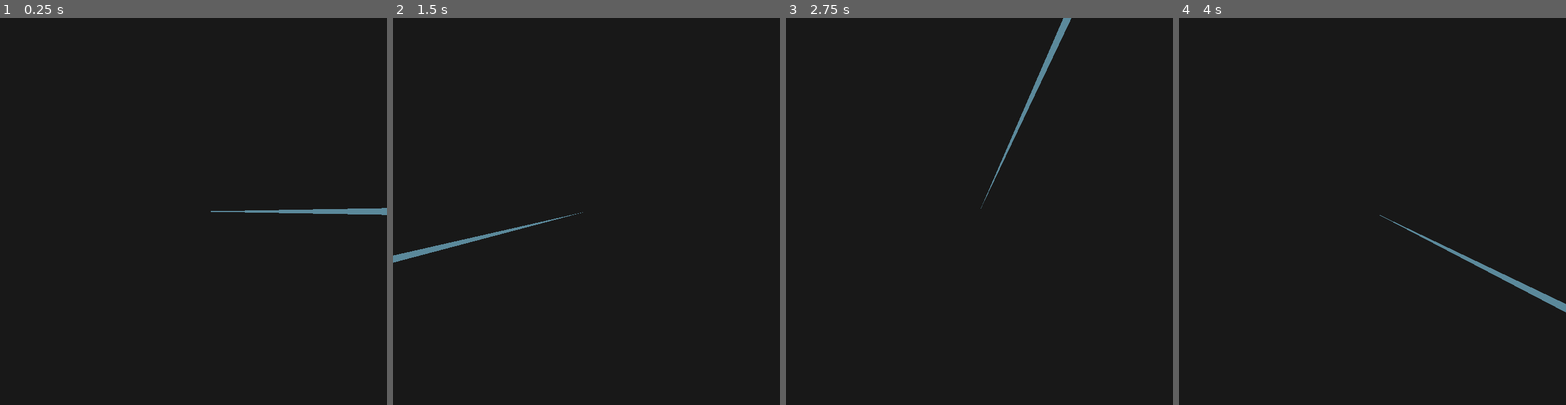
Above: before the commit, frames 1-4 (left to right).
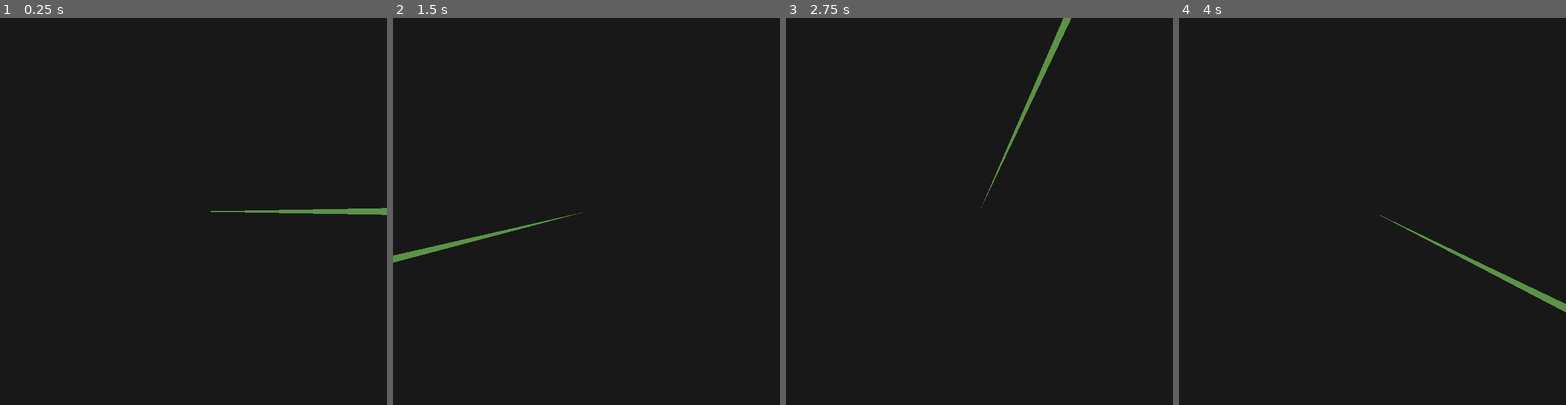
Above: after the commit, the same moments.

Repository: stefanhacks/sky_lock
Game: Godot game, scene res://scenes/tests/test_draw_line_to_cursor.tscn
The game is run twice, just before and just after one commit, with the same random seed, the same clock (stepped at 60 frames per second) and the same inputs. This scene is started directly instead of the project's main scene.
Inputs (mouse positions are in pixels of both pictures, inside the frame that each line leads up to):
- Up to frame 1 (0.25 s): no input
- Up to frame 2 (1.5 s): tap Enter at 0.5 s; move the mouse to (671, 192) at 0.52 s; click (671, 192) at 0.6 s; tap Space at 1.25 s; move the mouse to (509, 230) at 1.27 s; click (509, 230) at 1.35 s
- Up to frame 3 (2.75 s): tap Enter at 2 s; move the mouse to (1018, 126) at 2.02 s; click (1018, 126) at 2.1 s
- Up to frame 4 (4 s): tap Space at 2.75 s; move the mouse to (1353, 288) at 2.77 s; click (1353, 288) at 2.85 s; tap Enter at 3.5 s; move the mouse to (1488, 269) at 3.52 s; click (1488, 269) at 3.6 s

The runs differ from the first frame. In frame 1, 0.4% of the frame differs, in the area x 54-100%, y 49-51%; in frame 2, 0.5%; in frame 3, 0.5%; in frame 4, 0.5%, in the area x 51-100%, y 50-77%.

Commit message:
Lock secret generation, test scene and naming changes, shake shader.

Diff:
--- a/project.godot
+++ b/project.godot
@@ -29,6 +29,19 @@
 "res://themes/": "yellow"
 }
 
+[input]
+
+click={
+"deadzone": 0.5,
+"events": [Object(InputEventMouseButton,"resource_local_to_scene":false,"resource_name":"","device":-1,"window_id":0,"alt_pressed":false,"shift_pressed":false,"ctrl_pressed":false,"meta_pressed":false,"button_mask":1,"position":Vector2(185, 28),"global_position":Vector2(194, 74),"factor":1.0,"button_index":1,"canceled":false,"pressed":true,"double_click":false,"script":null)
+]
+}
+space_bar={
+"deadzone": 0.5,
+"events": [Object(InputEventKey,"resource_local_to_scene":false,"resource_name":"","device":-1,"window_id":0,"alt_pressed":false,"shift_pressed":false,"ctrl_pressed":false,"meta_pressed":false,"pressed":false,"keycode":0,"physical_keycode":32,"key_label":0,"unicode":32,"location":0,"echo":false,"script":null)
+]
+}
+
 [rendering]
 
 renderer/rendering_method="gl_compatibility"
--- a/scenes/components/cylinder.gd
+++ b/scenes/components/cylinder.gd
@@ -6,7 +6,7 @@
 const cover_color: Color = Color('6c8284')
 
 var keyhole_tooth_shape: PackedVector2Array = [
-		Vector2(-15, -20), Vector2(15, -20),
+		Vector2(-13, -20), Vector2(13, -20),
 		Vector2(20, 80), Vector2(0, 95), Vector2(-20, 80),
 	]
 
@@ -17,7 +17,12 @@
 		Vector2(-40, 105),
 	]
 
-@onready var keyhole_tooth_cover_rim_shape = keyhole_tooth_cover_shape.map(func(prev): return Vector2(prev.x * 1.15, prev.y * 1.05))
+var keyhole_tooth_cover_rim_shape
+
+
+func _ready() -> void:
+	keyhole_tooth_cover_rim_shape = keyhole_tooth_cover_shape.map(func(prev): return Vector2(prev.x * 1.15, prev.y * 1.05))
+	keyhole_tooth_cover_rim_shape[4].y += 10
 
 
 func _draw() -> void:
@@ -28,10 +33,10 @@
 	# Tooth Cover
 	draw_polygon(keyhole_tooth_cover_rim_shape, [cover_rim_color])
 	draw_polygon(keyhole_tooth_cover_shape, [cover_color])
-	draw_arc(Vector2(0, -50.5), 46, deg_to_rad(-238), deg_to_rad(62), 50, cover_rim_color, 5)
+	draw_arc(Vector2(0, -49), 46, deg_to_rad(-238), deg_to_rad(62), 50, cover_rim_color, 8)
 	draw_arc(Vector2(0, -51), 26, deg_to_rad(-243), deg_to_rad(67), 50, cover_color, 40)
 
 
 	# Tooth
-	draw_circle(Vector2(0, -50), 35, Color.BLACK)
+	draw_circle(Vector2(0, -51), 35, Color.BLACK)
 	draw_polygon(keyhole_tooth_shape, [Color.BLACK])
--- /dev/null
+++ b/scenes/components/line_to_angle.gd
@@ -0,0 +1,43 @@
+class_name LineToAngle
+extends Node2D
+
+@export var line_color: Color = Color('6ab151cc')
+@export var key_center = Vector2.ZERO
+@export var to_cursor = true
+@export var to_angle: float
+@export var width: float = 1.0
+
+var last_valid_direction: Vector2
+
+
+func _input(event: InputEvent) -> void:
+	if event is InputEventMouseMotion:
+		queue_redraw()
+
+
+func _draw() -> void:
+	if to_cursor:
+		_to_cursor()
+	else:
+		_to_angle()
+
+
+func _to_angle() -> void:
+	var deg = rad_to_deg(to_angle)
+	var slightly_wider_degrees = [deg_to_rad(deg + width / 2), deg_to_rad(deg - width / 2)]
+	var slightly_wider_directions = [Vector2.from_angle(slightly_wider_degrees[0]), Vector2.from_angle(slightly_wider_degrees[1])]
+
+	draw_polygon([key_center, slightly_wider_directions[0] * 1000, slightly_wider_directions[1] * 1000], [line_color])
+
+
+func _to_cursor() -> void:
+	var cursor_direction = get_local_mouse_position().normalized()
+	if cursor_direction.x != 0 and cursor_direction.y != 0:
+		last_valid_direction = cursor_direction
+
+	var angle = Vector2.ZERO.angle_to_point(last_valid_direction)
+	var deg = rad_to_deg(angle)
+	var slightly_wider_degrees = [deg_to_rad(deg + width), deg_to_rad(deg - width)]
+	var slightly_wider_directions = [Vector2.from_angle(slightly_wider_degrees[0]), Vector2.from_angle(slightly_wider_degrees[1])]
+
+	draw_polygon([key_center, slightly_wider_directions[0] * 1000, slightly_wider_directions[1] * 1000], [line_color])
--- /dev/null
+++ b/scenes/components/line_to_angle.tscn
@@ -0,0 +1,13 @@
+[gd_scene load_steps=4 format=3 uid="uid://cjhcukk22c2he"]
+
+[ext_resource type="Script" path="res://scenes/components/line_to_angle.gd" id="1_acpwj"]
+[ext_resource type="Shader" path="res://scenes/components/shake.gdshader" id="1_ici7i"]
+
+[sub_resource type="ShaderMaterial" id="ShaderMaterial_4smjj"]
+shader = ExtResource("1_ici7i")
+shader_parameter/shake_intensity = 0.0
+shader_parameter/shake_speed = 20.0
+
+[node name="LineToAngle" type="Node2D"]
+material = SubResource("ShaderMaterial_4smjj")
+script = ExtResource("1_acpwj")
--- a/scenes/components/line_to_cursor.gd
+++ /dev/null
@@ -1,23 +0,0 @@
-extends Node2D
-
-@export var line_color: Color = Color.SKY_BLUE * 0.8
-
-var last_valid_direction: Vector2
-
-
-func _draw() -> void:
-	var cursor_direction = get_local_mouse_position().normalized()
-	if cursor_direction.x != 0 and cursor_direction.y != 0:
-		last_valid_direction = cursor_direction
-
-	var angle = Vector2.ZERO.angle_to_point(last_valid_direction)
-	var deg = rad_to_deg(angle)
-	var slightly_wider_degrees = [deg_to_rad(deg + 1), deg_to_rad(deg - 1)]
-	var slightly_wider_directions = [Vector2.from_angle(slightly_wider_degrees[0]), Vector2.from_angle(slightly_wider_degrees[1])]
-
-	draw_polygon([Vector2.ZERO, slightly_wider_directions[0] * 1000, slightly_wider_directions[1] * 1000], [line_color])
-
-
-func _input(event: InputEvent) -> void:
-	if event is InputEventMouseMotion:
-		queue_redraw()
--- a/scenes/components/line_to_cursor.tscn
+++ /dev/null
@@ -1,6 +0,0 @@
-[gd_scene load_steps=2 format=3 uid="uid://cjhcukk22c2he"]
-
-[ext_resource type="Script" path="res://scenes/components/line_to_cursor.gd" id="1_acpwj"]
-
-[node name="LineToCursor" type="Node2D"]
-script = ExtResource("1_acpwj")
--- /dev/null
+++ b/scenes/components/shake.gdshader
@@ -0,0 +1,11 @@
+shader_type canvas_item;
+
+uniform float shake_intensity = 0.0;
+uniform float shake_speed = 20.0;
+
+void vertex() {
+	vec2 shake = vec2(0.0);
+	shake.x = sin(TIME * shake_speed + VERTEX.x) * shake_intensity;
+	shake.y = cos(TIME * shake_speed + VERTEX.y) * shake_intensity;
+	VERTEX.xy += shake;
+}
--- a/scenes/tests/test_draw_line_to_cursor.tscn
+++ b/scenes/tests/test_draw_line_to_cursor.tscn
@@ -1,6 +1,6 @@
 [gd_scene load_steps=2 format=3 uid="uid://5bxictyd8xkp"]
 
-[ext_resource type="PackedScene" uid="uid://cjhcukk22c2he" path="res://scenes/components/line_to_cursor.tscn" id="1_f3ano"]
+[ext_resource type="PackedScene" uid="uid://cjhcukk22c2he" path="res://scenes/components/line_to_angle.tscn" id="1_f3ano"]
 
 [node name="TestDrawLineToCursor" type="Control"]
 layout_mode = 3
--- a/scenes/tests/test_draw_lock.tscn
+++ b/scenes/tests/test_draw_lock.tscn
@@ -16,5 +16,3 @@
 
 [node name="Lock" parent="." instance=ExtResource("1_fjjgj")]
 color_picker = Color(0.122189, 0.151461, 0.180737, 1)
-
-[editable path="Lock"]
--- a/scenes/tests/test_lock_and_cursor.tscn
+++ b/scenes/tests/test_lock_and_cursor.tscn
@@ -1,7 +1,6 @@
-[gd_scene load_steps=3 format=3 uid="uid://jn8pm7jekx0d"]
+[gd_scene load_steps=2 format=3 uid="uid://jn8pm7jekx0d"]
 
 [ext_resource type="PackedScene" uid="uid://cmh8jgmprmm32" path="res://scenes/components/lock.tscn" id="1_rijtj"]
-[ext_resource type="PackedScene" uid="uid://cjhcukk22c2he" path="res://scenes/components/line_to_cursor.tscn" id="2_kogkc"]
 
 [node name="TestLockAndCursor" type="Control"]
 layout_mode = 3
@@ -14,6 +13,3 @@
 grow_vertical = 2
 
 [node name="Lock" parent="." instance=ExtResource("1_rijtj")]
-
-[node name="LineToCursor" parent="." instance=ExtResource("2_kogkc")]
-line_color = Color(0.858821, 0.468971, 0.592618, 0.8)
--- /dev/null
+++ b/scenes/tests/test_lock_secret_generation.gd
@@ -0,0 +1,16 @@
+extends Control
+
+@onready var line_to_secret: LineToAngle = $LineToSecret
+
+var secret: LockSecret
+
+
+func _unhandled_input(event: InputEvent) -> void:
+	if Input.is_action_just_released('click'):
+		_generate()
+
+
+func _generate() -> void:
+	secret = SecretGenerator.generate_lock_secret(randi_range(1, 5))
+	line_to_secret.width = secret.width
+	line_to_secret.to_angle = secret.angle
--- /dev/null
+++ b/scenes/tests/test_lock_secret_generation.tscn
@@ -0,0 +1,29 @@
+[gd_scene load_steps=5 format=3 uid="uid://5iu4vsrkcrha"]
+
+[ext_resource type="Script" path="res://scenes/tests/test_lock_secret_generation.gd" id="1_uanpp"]
+[ext_resource type="PackedScene" uid="uid://cmh8jgmprmm32" path="res://scenes/components/lock.tscn" id="1_xtql2"]
+[ext_resource type="PackedScene" uid="uid://cjhcukk22c2he" path="res://scenes/components/line_to_angle.tscn" id="2_wwirf"]
+
+[sub_resource type="ShaderMaterial" id="ShaderMaterial_bsepe"]
+
+[node name="TestLockSecretGeneration" type="Control"]
+layout_mode = 3
+anchors_preset = 8
+anchor_left = 0.5
+anchor_top = 0.5
+anchor_right = 0.5
+anchor_bottom = 0.5
+grow_horizontal = 2
+grow_vertical = 2
+script = ExtResource("1_uanpp")
+
+[node name="Lock" parent="." instance=ExtResource("1_xtql2")]
+material = SubResource("ShaderMaterial_bsepe")
+
+[node name="LineToSecret" parent="." instance=ExtResource("2_wwirf")]
+line_color = Color(0.674871, 0.120933, 0.135097, 0.8)
+to_cursor = false
+to_angle = 45.0
+
+[node name="LineToCursor" parent="." instance=ExtResource("2_wwirf")]
+width = 0.8
--- /dev/null
+++ b/scripts/lock_secret.gd
@@ -0,0 +1,8 @@
+class_name LockSecret
+
+var angle
+var width
+
+func _init(target_angle: float, ray_width: int) -> void:
+	angle = target_angle
+	width = ray_width
--- /dev/null
+++ b/scripts/secret_generator.gd
@@ -0,0 +1,16 @@
+class_name SecretGenerator
+
+enum Difficulty {
+	VERY_HARD = 1,
+	HARD = 2,
+	NORMAL = 3,
+	EASY = 4,
+	VERY_EASY = 5,
+}
+
+static func generate_lock_secret(difficulty: Difficulty = Difficulty.NORMAL) -> LockSecret:
+	var random_angle = TAU * randf()
+	var width_exponent = 2
+	var secret = LockSecret.new(random_angle, pow(difficulty, width_exponent) * 2)
+
+	return secret
